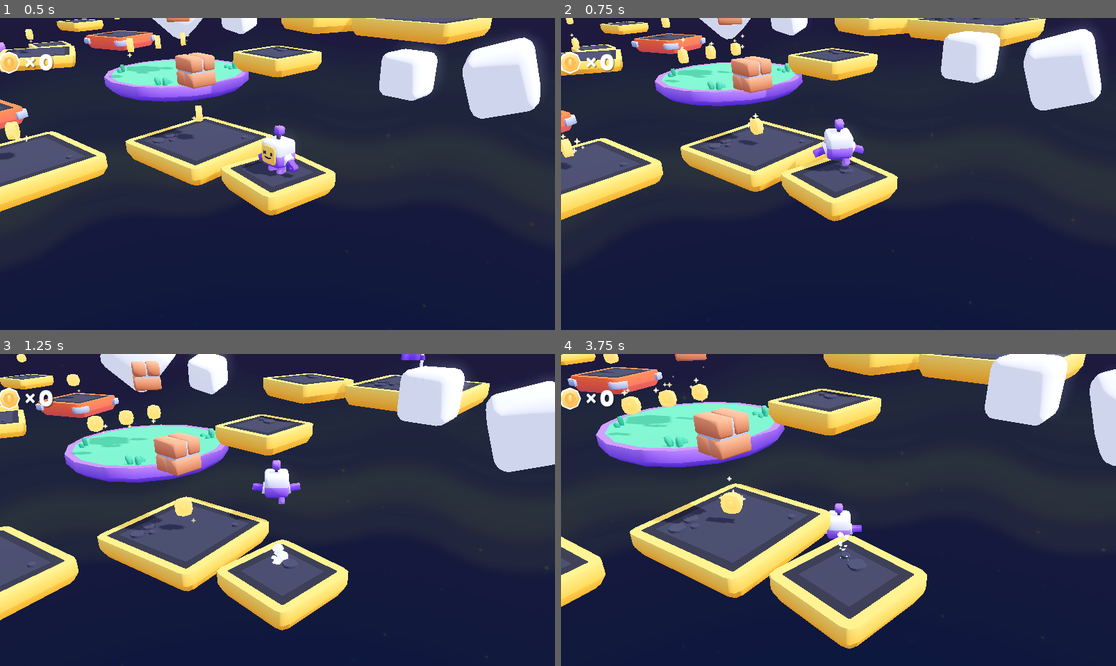
Above: before the commit, frames 1-4 (two rows, left to right).
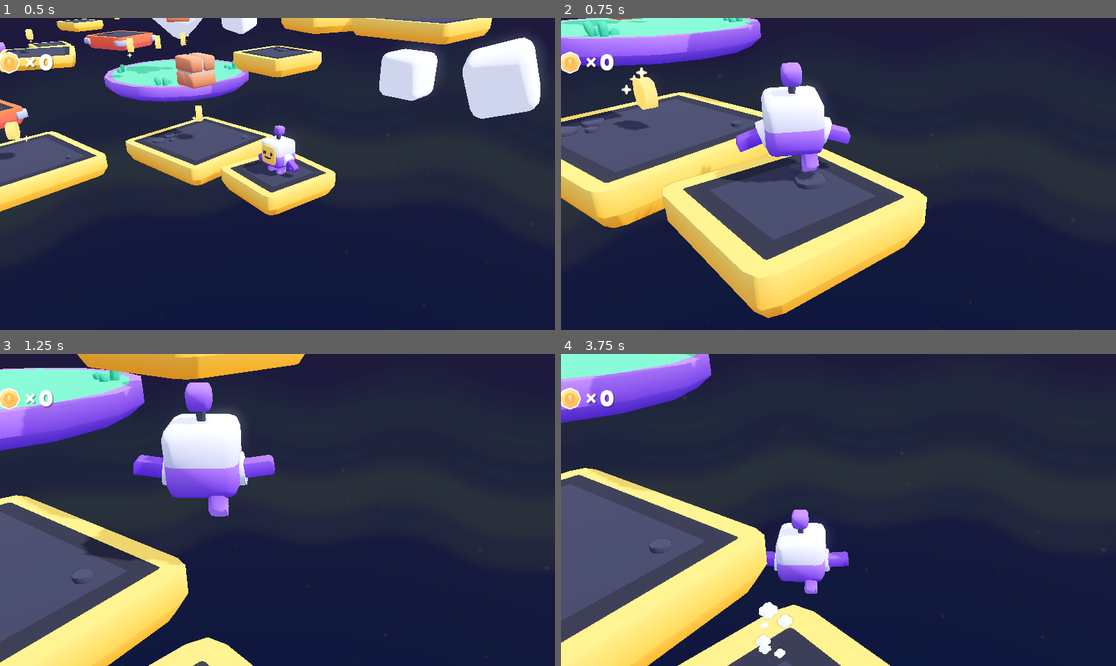
Above: after the commit, the same moments.

Repository: Baptoaster/I_Cast_Gun
Game: Godot game, scene res://scenes/main.tscn
The game is run twice, just before and just after one commit, with the same random seed, the same clock (stepped at 60 frames per second) and the same inputs.
Inputs (mouse positions are in pixels of both pictures, inside the frame that each line leads up to):
- Up to frame 1 (0.5 s): no input
- Up to frame 2 (0.75 s): move the mouse to (866, 174) at 0.52 s; hold W (move_forward) from 0.53 s (still down); hold Right mouse button (aim) from 0.53 s (still down)
- Up to frame 3 (1.25 s): keep holding W (move_forward); keep holding Right mouse button (aim); tap Space (jump) at 0.77 s
- Up to frame 4 (3.75 s): keep holding W (move_forward); move the mouse to (810, 510) at 1.27 s; release Right mouse button (aim) at 1.28 s; right-click (810, 510) at 1.35 s; tap Space (jump) at 1.52, 3.02 s; move the mouse to (849, 503) at 2.02 s; hold Right mouse button (aim) 2.03-2.78 s; tap Down (camera_down) at 2.1 s; move the mouse to (832, 516) at 2.77 s; tap Left (camera_left) at 2.85 s; right-click (832, 516) at 3.05 s; move the mouse to (877, 513) at 3.52 s; hold Right mouse button (aim) from 3.53 s (still down); tap Right (camera_right) at 3.6 s

Frame 1 is identical in both runs. In frame 2, 44% of the frame differs, in the area x 0-98%, y 0-97%; in frame 3, 47%; in frame 4, 48%, in the area x 0-100%, y 0-100%.

Commit message:
feat: add TPS shoulder aim camera on right-click
Agent-Logs-Url: https://github.com/Baptoaster/I_Cast_Gun/sessions/3098ddd9-298b-4981-a021-f8308652350b

Co-authored-by: Baptoaster <145216472+Baptoaster@users.noreply.github.com>

Diff:
--- a/scripts/player.gd
+++ b/scripts/player.gd
@@ -48,7 +48,10 @@
 
 	# Rotation
 
-	if Vector2(velocity.z, velocity.x).length() > 0:
+	if view.is_aiming:
+		# Face opposite to the camera yaw so the player looks where the camera points
+		rotation_direction = view.rotation.y + PI
+	elif Vector2(velocity.z, velocity.x).length() > 0:
 		rotation_direction = Vector2(velocity.z, velocity.x).angle()
 
 	rotation.y = lerp_angle(rotation.y, rotation_direction, delta * 10)
--- a/scripts/view.gd
+++ b/scripts/view.gd
@@ -1,4 +1,6 @@
 extends Node3D
+
+enum CameraMode { ORBIT, AIM }
 
 @export_group("Properties")
 @export var target: Node
@@ -12,8 +14,15 @@
 @export var rotation_speed = 120
 @export var mouse_sensitivity = 0.1
 
-var camera_rotation:Vector3
+@export_group("Aim")
+@export var aim_shoulder_x = 0.6
+@export var aim_shoulder_y = 0.2
+@export var aim_distance = 3.0
+
+var camera_rotation: Vector3
 var zoom = 10
+var current_mode = CameraMode.ORBIT
+var is_aiming: bool = false
 
 @onready var camera = $Camera
 
@@ -22,7 +31,6 @@
 	camera_rotation = rotation_degrees # Initial rotation
 
 	Input.mouse_mode = Input.MOUSE_MODE_CAPTURED
-	pass
 
 func _physics_process(delta):
 
@@ -31,13 +39,24 @@
 	self.position = self.position.lerp(target.position, delta * 4)
 	rotation_degrees = rotation_degrees.lerp(camera_rotation, delta * 6)
 
-	camera.position = camera.position.lerp(Vector3(0, 0, zoom), 8 * delta)
+	# Lerp camera toward the target offset for the current mode
+	var target_offset: Vector3
+	if current_mode == CameraMode.AIM:
+		target_offset = Vector3(aim_shoulder_x, aim_shoulder_y, aim_distance)
+	else:
+		target_offset = Vector3(0, 0, zoom)
+
+	camera.position = camera.position.lerp(target_offset, 8 * delta)
 
 	handle_input(delta)
 
 # Handle input
 
 func handle_input(delta):
+
+	# Switch camera mode on aim input
+	is_aiming = Input.is_action_pressed("aim")
+	current_mode = CameraMode.AIM if is_aiming else CameraMode.ORBIT
 
 	# Rotation
 
@@ -48,14 +67,18 @@
 
 	camera_rotation += input.limit_length(1.0) * rotation_speed * delta
 
-		# Mouvement de souris en mode orbite
+	# Mouse orbit
 	var mouse_motion = Input.get_last_mouse_velocity()
 	camera_rotation.y -= mouse_motion.x * mouse_sensitivity * delta
 	camera_rotation.x -= mouse_motion.y * mouse_sensitivity * delta
 
-		# Clamp rotation
-	camera_rotation.x = clamp(camera_rotation.x, -80, -10)
+	# Clamp pitch — tighter when aiming
+	if is_aiming:
+		camera_rotation.x = clamp(camera_rotation.x, -60, -5)
+	else:
+		camera_rotation.x = clamp(camera_rotation.x, -80, -10)
 
-		# Zooming (seulement en mode orbite)
-	zoom += Input.get_axis("zoom_in", "zoom_out") * zoom_speed * delta
-	zoom = clamp(zoom, zoom_maximum, zoom_minimum)
+	# Zooming (orbit mode only)
+	if not is_aiming:
+		zoom += Input.get_axis("zoom_in", "zoom_out") * zoom_speed * delta
+		zoom = clamp(zoom, zoom_maximum, zoom_minimum)
